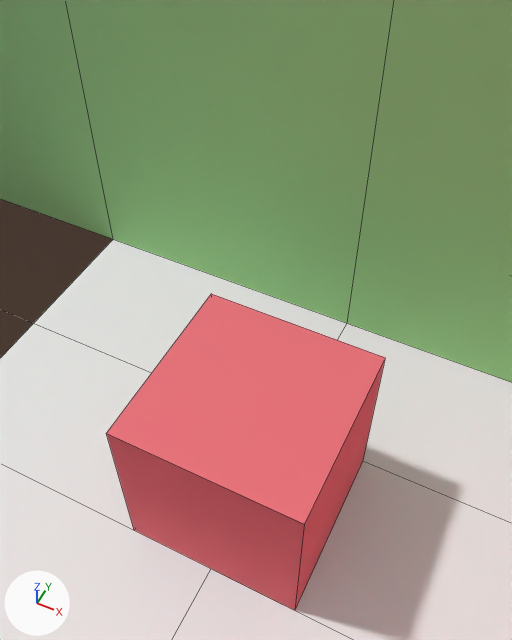
Before and after pictures for a commit that changed the Blender file figure8maze.blend.
The view is the same before and after, from a 50 mm camera at (1.8461, 0.785, 0.1898) aimed at (1.7979, 0.8815, 0.0692). Lighting does not change. The marker at lower left points along +X, +Y and +Z. Mesh edges are drawn as thin lines.
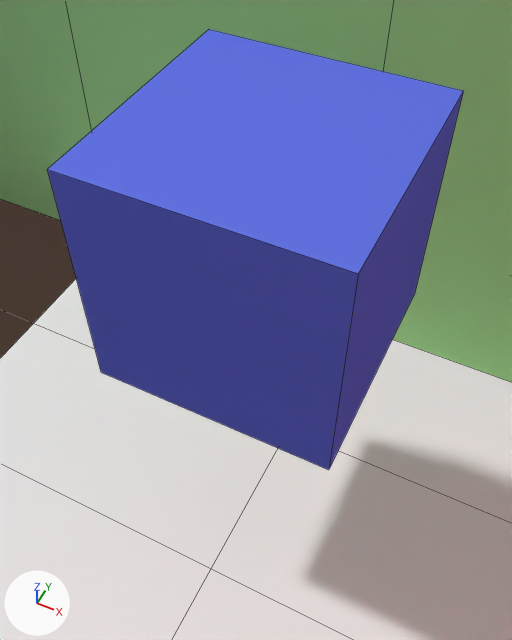
Where the change shows, as pixel boxes (x1, y1, x2, y2) in the pictures (512 x 640 px):
'Cube', recoloured, moved
    before: (106, 294, 385, 610)
    after: (47, 29, 463, 470)

What the commit changed:
me_cube has 8 vertices, 6 faces and spans x -1.0..1.0, y -1.0..1.0, z -1.0..1.0.
me_cube no longer uses material mat_material_004 (pink #f37c86).
me_cube now uses material mat_material_005 (blue #6375e7).
Object 'Cube' (ob_cube) moves from (1.8, 0.875, 0.025) to (1.8034, 0.875, 0.1).
